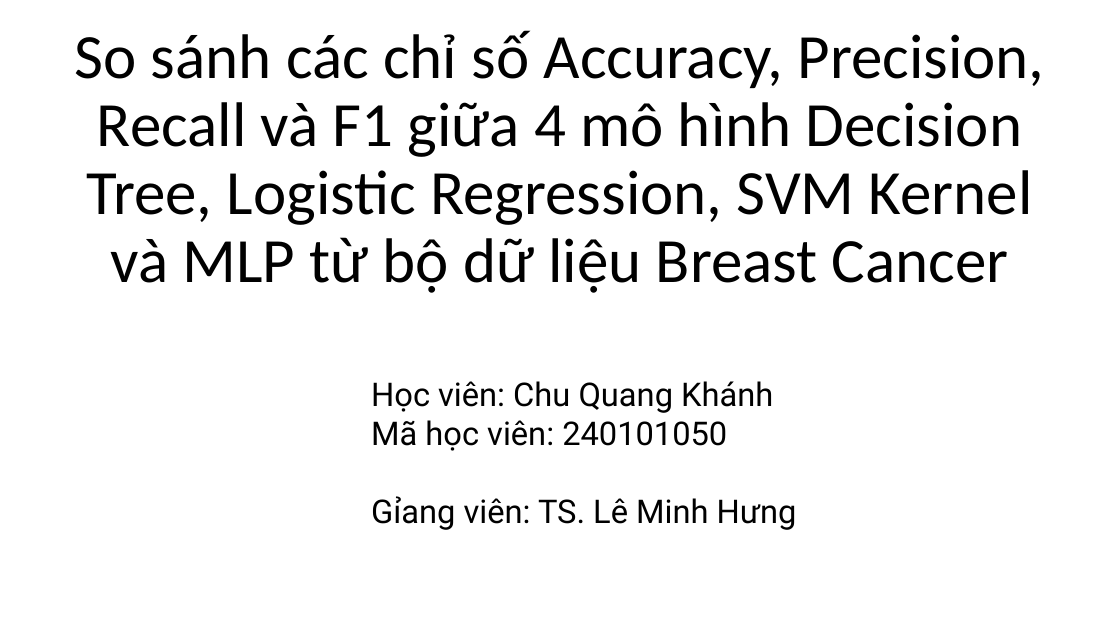
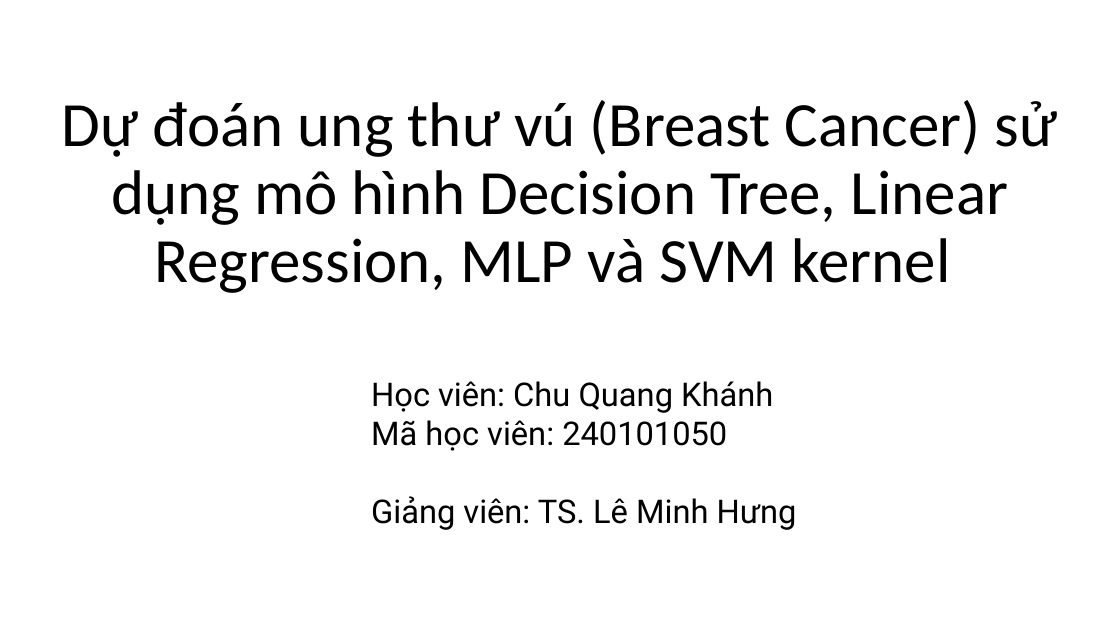
Before and after one commit to DrigerKhanh/MCS-Medical-Learning-Machine, a slide deck: slide 1 of report/KhanhCQ_BreastCancer.pptx. Drawn at 1120x630 pixels with LibreOffice and Linux fonts; fonts in the diff are those of the drawing. Boxes give left, top, right and bottom in pixels: in the first picture for what was removed or moved away, otherwise in the second. Text is boxed around its words. In the diff, an @@ line names an element or a change of style, - is before the commit and + after.

```diff
--- a/report/KhanhCQ_BreastCancer.pptx
+++ b/report/KhanhCQ_BreastCancer.pptx
@@ title at (x1=62, y1=100, x2=1058, y2=293): text changed @@
-So sánh các chỉ số Accuracy, Precision, Recall và F1 giữa 4 mô hình Decision Tree, Logistic Regression, SVM Kernel và MLP từ bộ dữ liệu Breast Cancer
+Dự đoán ung thư vú (Breast Cancer) sử dụng mô hình Decision Tree, Linear Regression, MLP và SVM kernel
@@ text at (x1=371, y1=496, x2=797, y2=530): text changed @@
-Gỉang viên: TS. Lê Minh Hưng
+Giảng viên: TS. Lê Minh Hưng
```
Also in this commit, not shown: 3 slides added, 1 other file.
